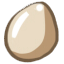
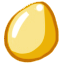
Two versions of the same layered image (64 x 64). Layer-by-layer changes:
added layer "Layer 2" (overlay) above "Layer 1" over [left=3, top=1, right=59, bottom=63]
